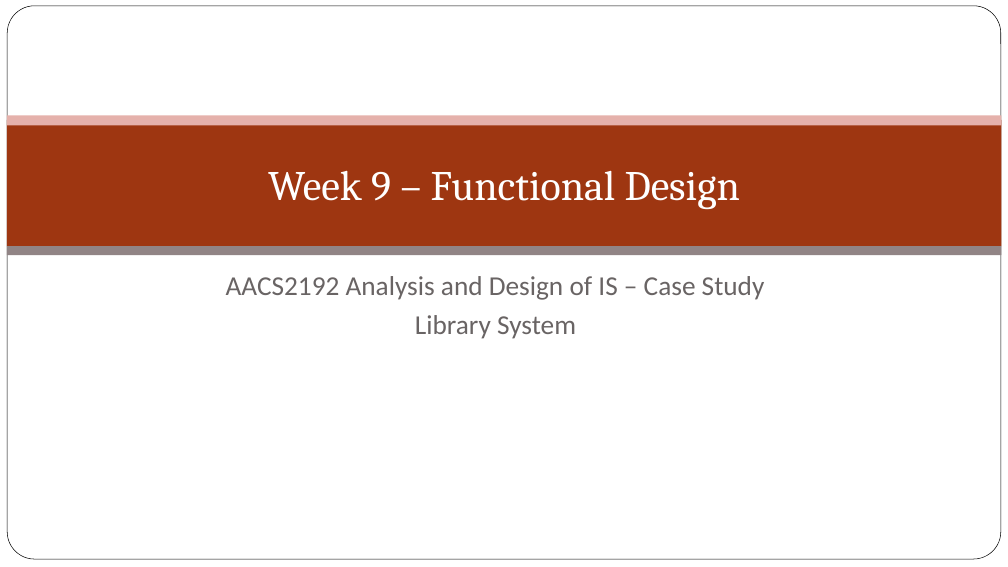
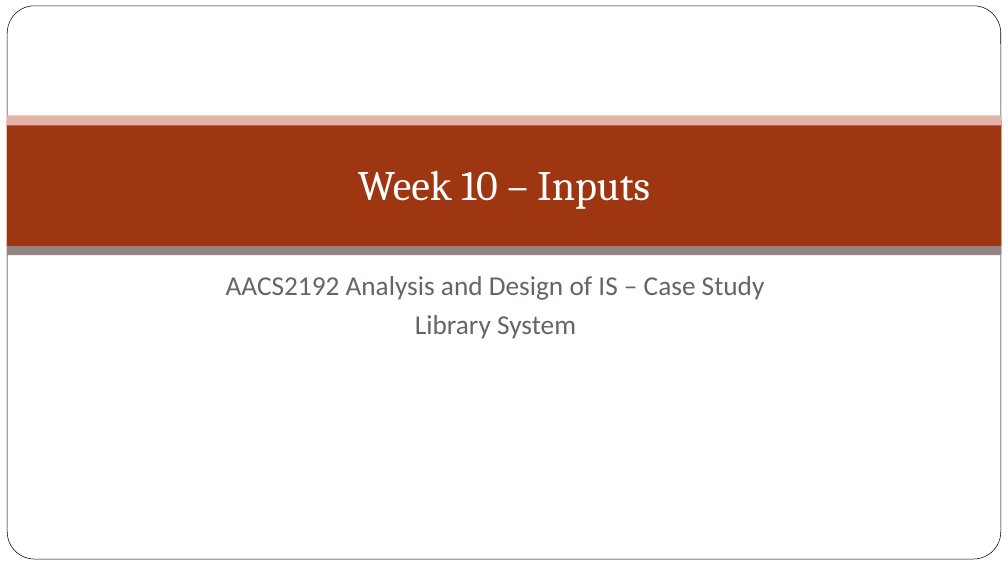
Before and after one commit to jyu1129/Library-System-IS-assignment, a slide deck: slide 1 of Week 10/Week 9 – Functional Design.pptx. Drawn at 1008x567 pixels with LibreOffice and Linux fonts; fonts in the diff are those of the drawing; background and template pictures are left out. Boxes give left, top, right and bottom in pixels: in the first picture for what was removed or moved away, otherwise in the second. Text is boxed around its words. In the diff, an @@ line names an element or a change of style, - is before the commit and + after.

Commit message:
Updated week 10 file

```diff
--- a/Week 10/Week 9 – Functional Design.pptx
+++ b/Week 10/Week 9 – Functional Design.pptx
@@ title at (358,170,650,209): text changed @@
-Week 9 – Functional Design
+Week 10 – Inputs
```
Also in this commit, not shown: 1 slide added, 1 slide removed, 1 other file.
